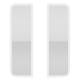
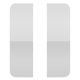
Layer changes from the first 80px x 80px image to the second:
pixels changed over [9, 3, 71, 78] (layer not identified)
